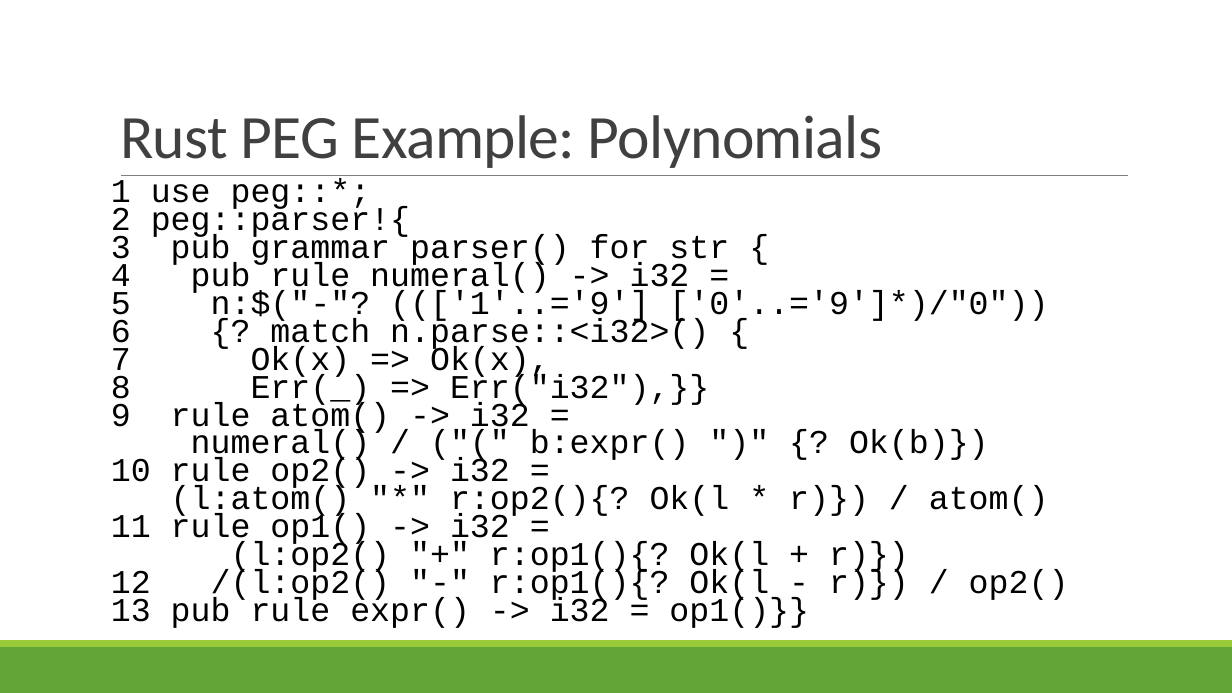
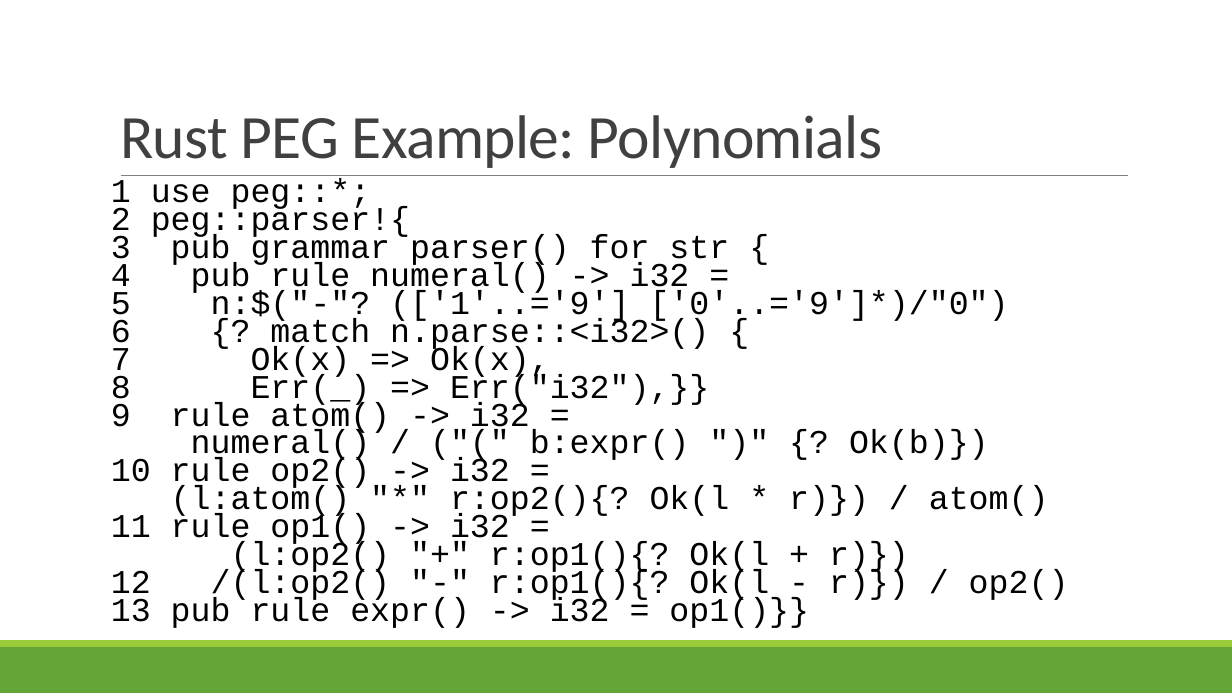
Before and after one commit to rbohrer/pl-course, a slide deck: slide 25 of LectureSlides/04ASTPEG.pptx. Drawn at 1232x693 pixels with LibreOffice and Linux fonts; fonts in the diff are those of the drawing. Boxes give left, top, right and bottom in pixels: in the first picture for what was removed or moved away, otherwise in the second. Text is boxed around its words. In the diff, an @@ line names an element or a change of style, - is before the commit and + after.

```diff
--- a/LectureSlides/04ASTPEG.pptx
+++ b/LectureSlides/04ASTPEG.pptx
@@ text at <box>111,178,1069,628</box>: text changed @@
-1 use peg::*;
-2 peg::parser!{
-3 pub grammar parser() for str {
-4 pub rule numeral() -> i32 =
-5 n:$("-"? ((['1'..='9'] ['0'..='9']*)/"0"))
-6 {? match n.parse::<i32>() {
-7 Ok(x) => Ok(x),
-8 Err(_) => Err("i32"),}}
-9 rule atom() -> i32 =
-numeral() / ("(" b:expr() ")" {? Ok(b)})
-10 rule op2() -> i32 =
-(l:atom() "*" r:op2(){? Ok(l * r)}) / atom()
-11 rule op1() -> i32 =
-(l:op2() "+" r:op1(){? Ok(l + r)})
-12 /(l:op2() "-" r:op1(){? Ok(l - r)}) / op2()
-13 pub rule expr() -> i32 = op1()}}
+1 use peg::*;
+2 peg::parser!{
+3 pub grammar parser() for str {
+4 pub rule numeral() -> i32 =
+5 n:$("-"? (['1'..='9'] ['0'..='9']*)/"0")
+6 {? match n.parse::<i32>() {
+7 Ok(x) => Ok(x),
+8 Err(_) => Err("i32"),}}
+9 rule atom() -> i32 =
+numeral() / ("(" b:expr() ")" {? Ok(b)})
+10 rule op2() -> i32 =
+(l:atom() "*" r:op2(){? Ok(l * r)}) / atom()
+11 rule op1() -> i32 =
+(l:op2() "+" r:op1(){? Ok(l + r)})
+12 /(l:op2() "-" r:op1(){? Ok(l - r)}) / op2()
+13 pub rule expr() -> i32 = op1()}}
```
